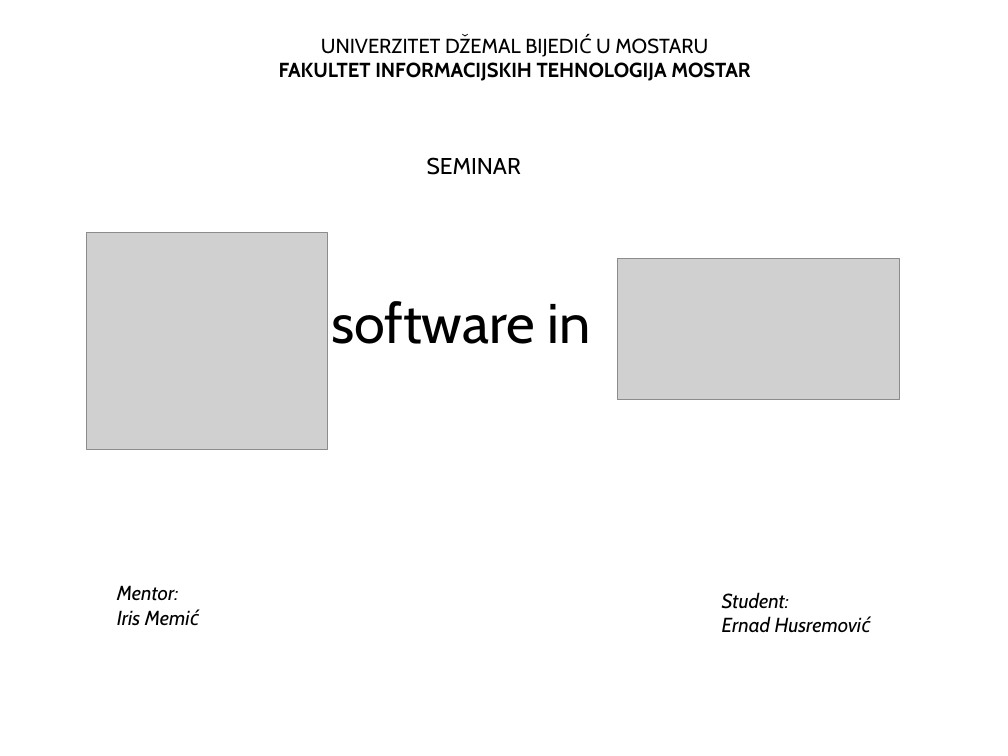
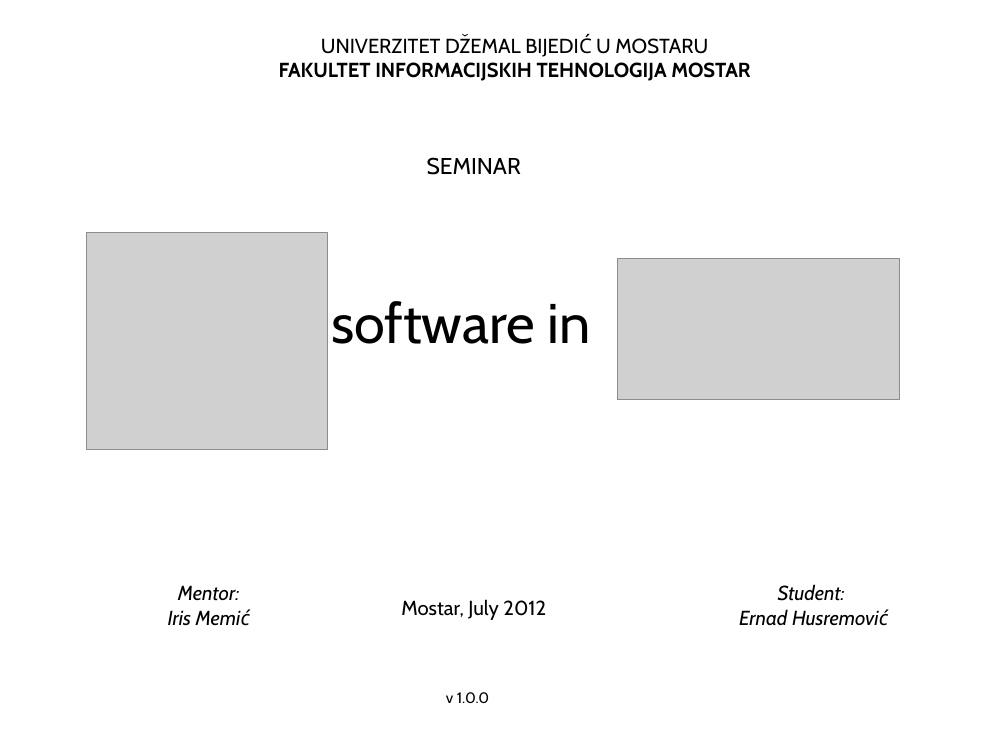
Before and after one commit to hernad/FIT_ENG, a slide deck: slide 1 of seminarski/OSS_BiH_presentation.odp. Drawn at 1008x756 pixels with LibreOffice and Linux fonts; fonts in the diff are those of the drawing; grey boxes stand for pictures. Boxes give left, top, right and bottom in pixels: in the first picture for what was removed or moved away, otherwise in the second. Text is boxed around its words. In the diff, an @@ line names an element or a change of style, - is before the commit and + after.

```diff
--- a/seminarski/OSS_BiH_presentation.odp
+++ b/seminarski/OSS_BiH_presentation.odp
@@ text "Mentor:" at (168, 585, 250, 626): alignment left to centre @@
@@ text "Mentor:": place and size @@
-text "Mentor:" at (117, 585, 199, 626)
+text "Mentor:" at (168, 585, 250, 626)
@@ text added at (401, 599, 546, 620), 16 pt, text #000000 @@
+Mostar, July 2012
@@ text "Student:": place and size @@
-text "Student:" at (722, 592, 871, 633)
+text "Student:" at (739, 584, 888, 626)
@@ text "Student:" at (739, 584, 888, 626): alignment left to centre @@
@@ text added at (446, 692, 490, 703), 12 pt, text #000000 @@
+v 1.0.0
```
Also in this commit, not shown: 1 other slide changed, 4 other files.
